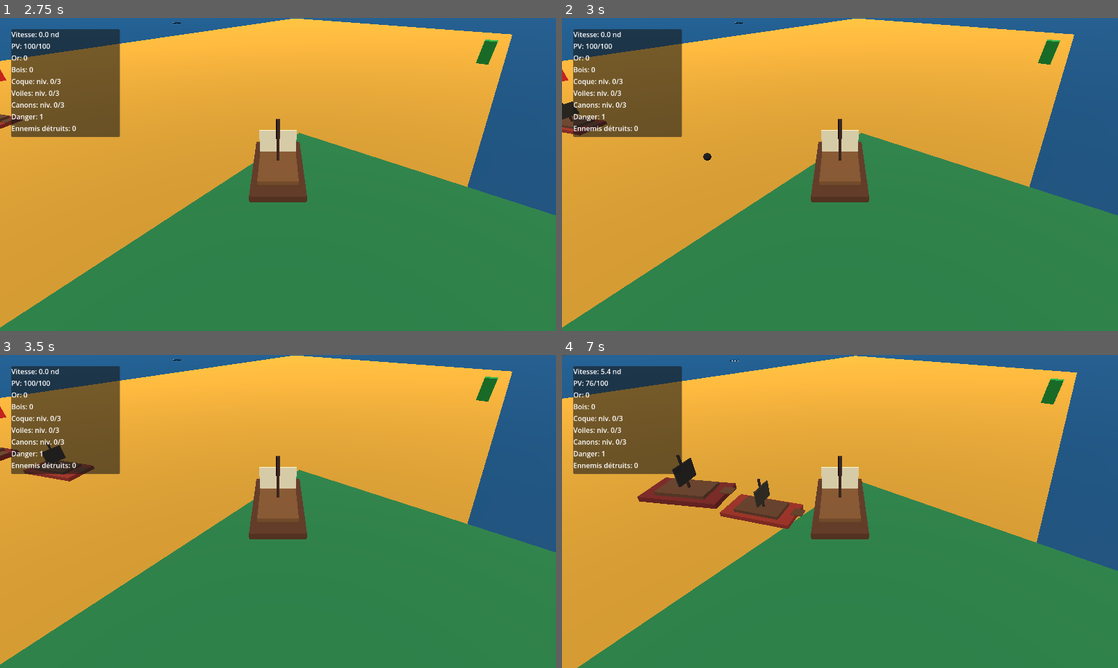
Above: before the commit, frames 1-4 (two rows, left to right).
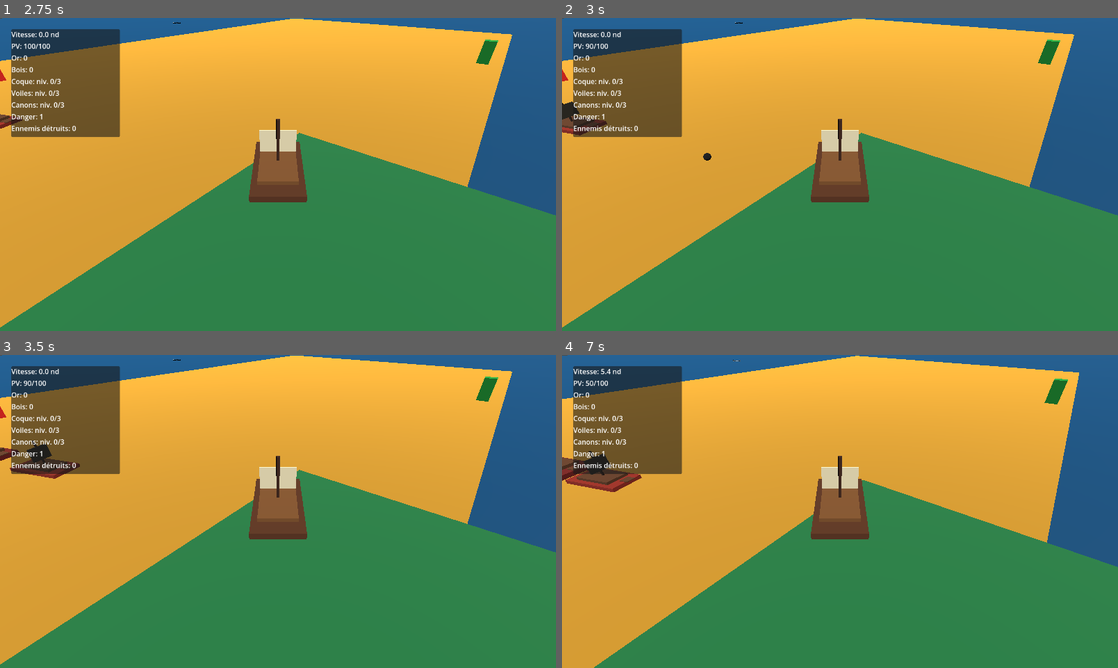
Above: after the commit, the same moments.

Repository: blou132/jeux-pirate
Game: Godot game, scene res://scenes/world/World.tscn
Same seed, same stepped clock (60 frames per second), same inputs: the game is played once before the commit and once after it.
Inputs (mouse positions are in pixels of both pictures, inside the frame that each line leads up to):
- Up to frame 1 (2.75 s): tap Enter at 0.5 s; move the mouse to (400, 158) at 0.52 s; hold D 0.53-1.25 s; hold Z 0.53-1.25 s; click (400, 158) at 0.67 s; drag from (166, 190) to (250, 237) at 1.27 s; move the mouse to (333, 105) at 2.02 s; hold D from 2.03 s (still down); tap E at 2.1 s
- Up to frame 2 (3 s): release D at 2.75 s; tap Space at 2.75 s; drag from (812, 237) to (673, 127) at 2.77 s
- Up to frame 3 (3.5 s): no input
- Up to frame 4 (7 s): move the mouse to (1006, 558) at 3.52 s; hold A 3.53-4.25 s; hold Q 3.53-4.25 s; drag from (673, 464) to (756, 433) at 4.27 s; move the mouse to (867, 511) at 5.02 s; hold S 5.03-5.75 s; hold Z 5.03-5.75 s; click (867, 511) at 5.17 s; drag from (756, 433) to (728, 527) at 5.77 s; tap Enter at 6.5 s; move the mouse to (962, 495) at 6.52 s; hold W from 6.53 s (still down); tap E at 6.6 s

Frame 1 is identical in both runs. In frame 2, less than 0.1% of the frame differs, in the area x 1-9%, y 8-37%; in frame 3, 0.6%; in frame 4, 6.0%, in the area x 0-100%, y 0-100%.

Commit message:
fix: make enemy ships attack player

Diff:
--- a/scripts/boats/EnemyShip.gd
+++ b/scripts/boats/EnemyShip.gd
@@ -10,6 +10,8 @@
 @export var move_speed: float = 7.0
 @export var turn_speed: float = 1.15
 @export var contact_damage: int = 12
+@export var attack_range: float = 20.0
+@export var attack_cooldown: float = 2.2
 @export var reward_gold: int = 12
 @export var reward_wood: int = 8
 
@@ -30,6 +32,8 @@
 	move_speed = float(config.get("move_speed", move_speed))
 	turn_speed = float(config.get("turn_speed", turn_speed))
 	contact_damage = int(config.get("contact_damage", contact_damage))
+	attack_range = float(config.get("attack_range", attack_range))
+	attack_cooldown = float(config.get("attack_cooldown", attack_cooldown))
 	reward_gold = int(config.get("reward_gold", reward_gold))
 	reward_wood = int(config.get("reward_wood", reward_wood))
 
@@ -91,6 +95,14 @@
 	return contact_damage
 
 
+func get_attack_range() -> float:
+	return attack_range
+
+
+func get_attack_cooldown() -> float:
+	return attack_cooldown
+
+
 func get_display_name() -> String:
 	return display_name
 
--- a/scripts/boats/EnemyShipAI.gd
+++ b/scripts/boats/EnemyShipAI.gd
@@ -2,7 +2,6 @@
 
 @export var detection_range: float = 55.0
 @export var stop_distance: float = 7.0
-@export var attack_cooldown: float = 1.6
 
 @onready var ship: EnemyShip = get_parent() as EnemyShip
 
@@ -26,12 +25,13 @@
 	var offset := _player.global_position - ship.global_position
 	offset.y = 0.0
 	var distance_squared := offset.length_squared()
+	var attack_range := _get_attack_range()
 
 	if distance_squared > detection_range * detection_range:
 		ship.brake(delta)
 		return
 
-	if distance_squared <= stop_distance * stop_distance:
+	if distance_squared <= attack_range * attack_range:
 		ship.brake(delta)
 		_try_attack_player()
 		return
@@ -51,4 +51,18 @@
 		return
 
 	_player.take_damage(damage)
-	_attack_cooldown_remaining = attack_cooldown
+	_attack_cooldown_remaining = _get_attack_cooldown()
+
+
+func _get_attack_range() -> float:
+	if ship.has_method("get_attack_range"):
+		return ship.get_attack_range()
+
+	return stop_distance
+
+
+func _get_attack_cooldown() -> float:
+	if ship.has_method("get_attack_cooldown"):
+		return ship.get_attack_cooldown()
+
+	return 2.0
--- a/scripts/world/SpawnManager.gd
+++ b/scripts/world/SpawnManager.gd
@@ -153,7 +153,9 @@
 		"max_health": 35,
 		"move_speed": 8.0,
 		"turn_speed": 1.45,
-		"contact_damage": 6,
+		"contact_damage": 5,
+		"attack_range": 18.0,
+		"attack_cooldown": 1.8,
 		"reward_gold": 8,
 		"reward_wood": 5,
 		"visual_scale": 0.82,
@@ -166,7 +168,9 @@
 		"max_health": 65,
 		"move_speed": 6.5,
 		"turn_speed": 1.15,
-		"contact_damage": 12,
+		"contact_damage": 10,
+		"attack_range": 20.0,
+		"attack_cooldown": 2.2,
 		"reward_gold": 16,
 		"reward_wood": 10,
 		"visual_scale": 1.0,
@@ -179,7 +183,9 @@
 		"max_health": 115,
 		"move_speed": 5.0,
 		"turn_speed": 0.82,
-		"contact_damage": 22,
+		"contact_damage": 18,
+		"attack_range": 22.0,
+		"attack_cooldown": 2.8,
 		"reward_gold": 30,
 		"reward_wood": 18,
 		"visual_scale": 1.18,
